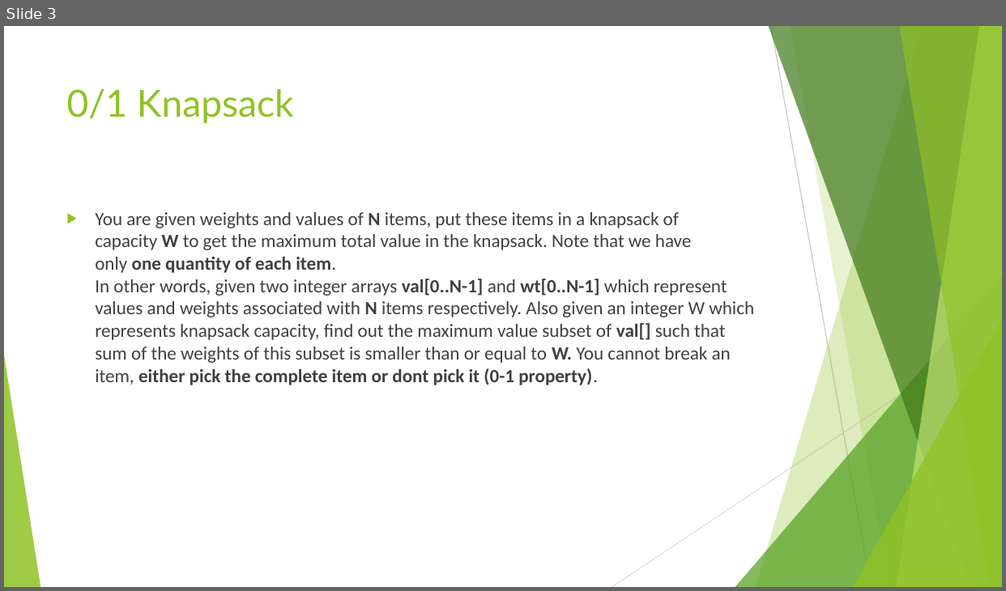
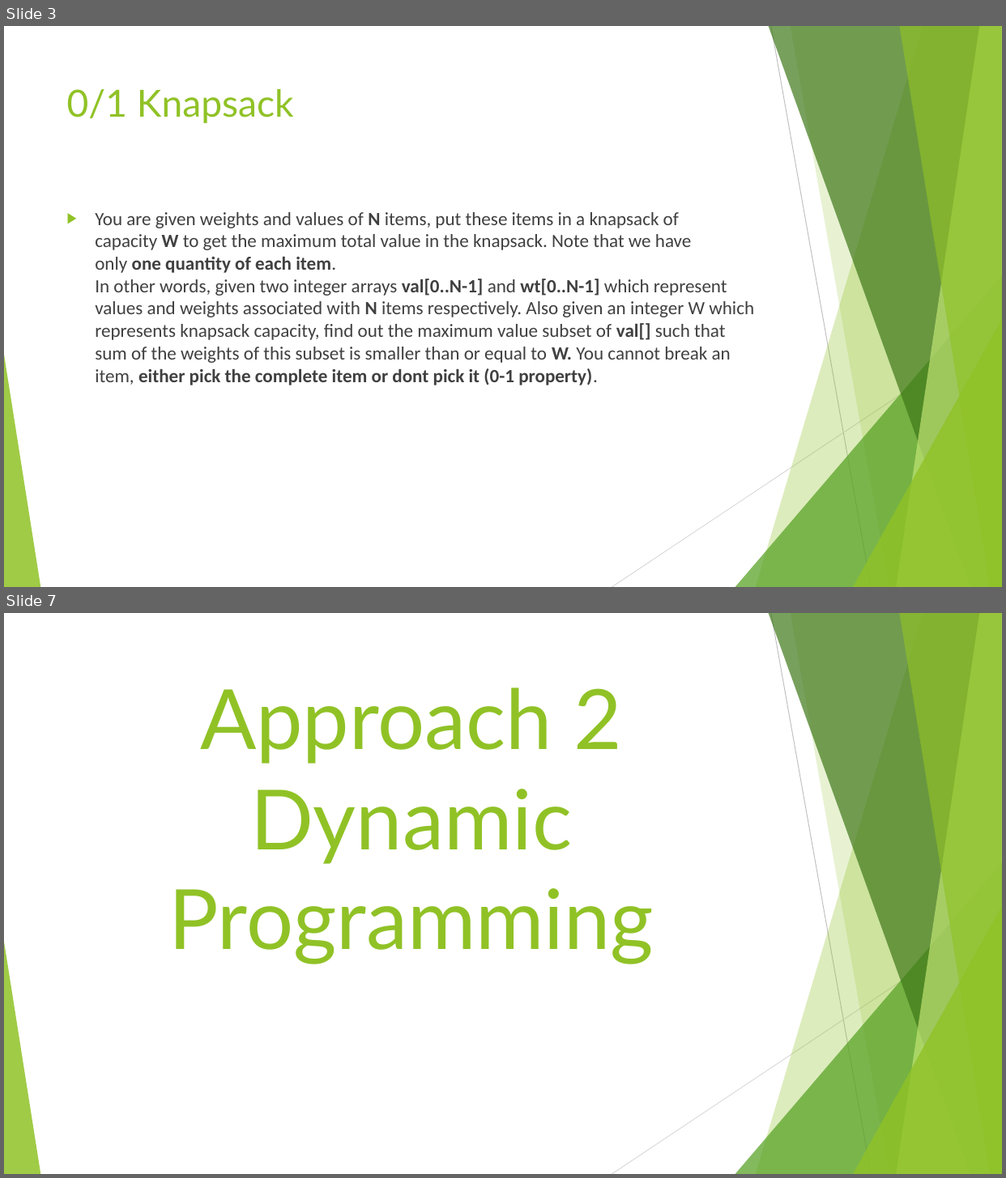
Before and after one commit to sarthaknandwani/ppt_allied_dp, a slide deck: DYNAMIC PROGRAMMING.pptx. Shown one above the other, each under a label of ours: slide 3 before the commit, slides 3 and 7 after it; the slides between them are not shown. The pictures are 1006x591 and 1006x1178 pixels, drawn with LibreOffice and Linux fonts; fonts in the diff are those of the drawing. Boxes give left, top, right and bottom in pixels: in the first picture for what was removed or moved away, otherwise in the second. Text is boxed around its words. In the diff, an @@ line names an element or a change of style, - is before the commit and + after.

```diff
--- a/DYNAMIC PROGRAMMING.pptx
+++ b/DYNAMIC PROGRAMMING.pptx
@@ slide 7 added at (x1=4, y1=613, x2=1002, y2=1174), background #FFFFFF; not listed: 10 template elements that a slide beside it also shows @@
@@ title added at (x1=168, y1=688, x2=654, y2=964), 80 pt, text #90C226 @@
+Approach 2 Dynamic Programming
```
Also in this commit, not shown: 1 slide changed, 8 other slides added.
